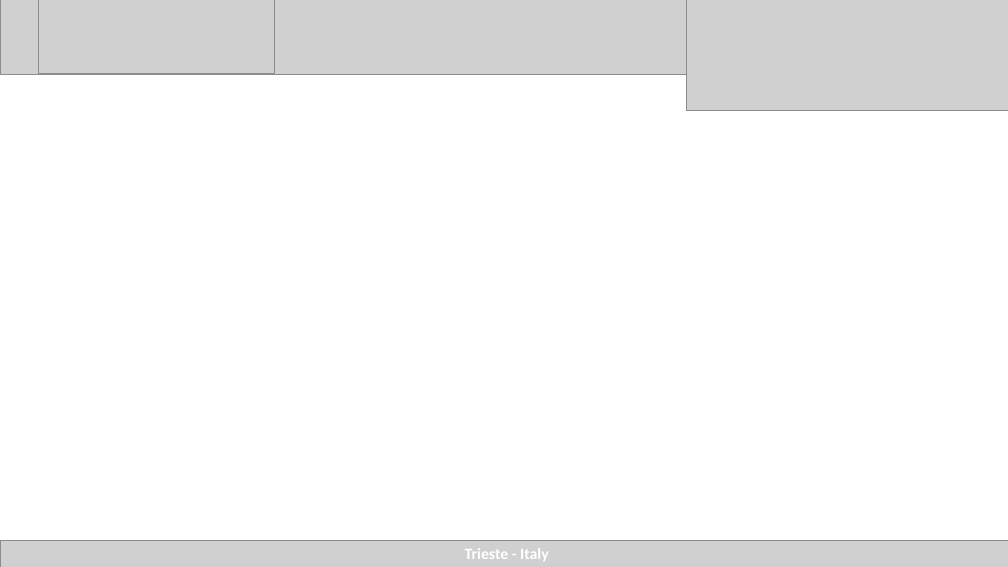
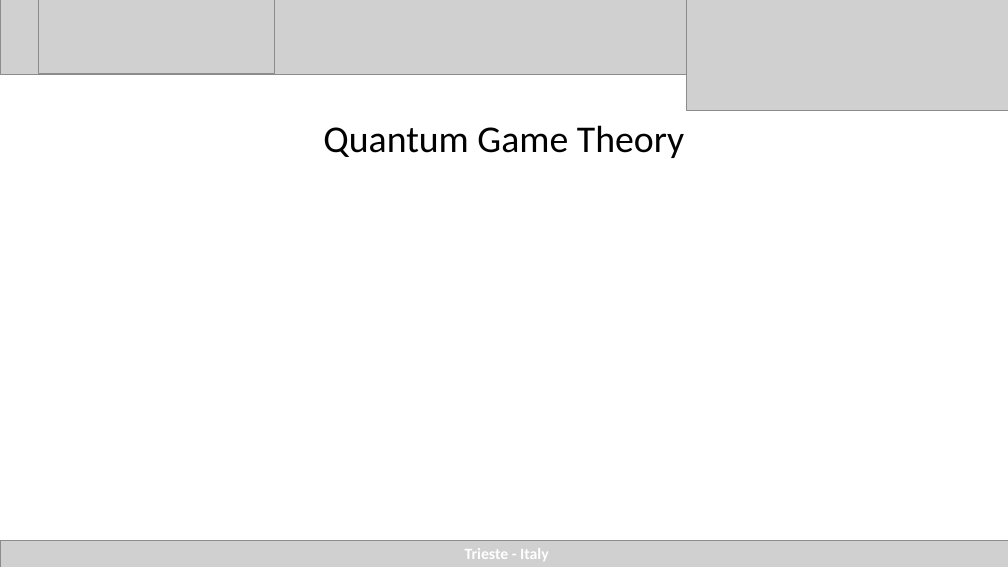
Before and after one commit to agustinsilva447/FPGA, a slide deck: slide 41 of presentacion/presentacion_final/quantum ictp.pptx (slide 31 before the commit). Drawn at 1008x567 pixels with LibreOffice and Linux fonts; fonts in the diff are those of the drawing; grey boxes stand for pictures. Boxes give left, top, right and bottom in pixels: in the first picture for what was removed or moved away, otherwise in the second. Text is boxed around its words. In the diff, an @@ line names an element or a change of style, - is before the commit and + after.

Commit message:
quantum presentation

```diff
--- a/presentacion/presentacion_final/quantum ictp.pptx
+++ b/presentacion/presentacion_final/quantum ictp.pptx
@@ title added at [323,125,684,158], 36 pt, text #000000 @@
+Quantum Game Theory
```
Also in this commit, not shown: 16 other slides changed, 8 slides added, 3 slides removed, 1 other file.
